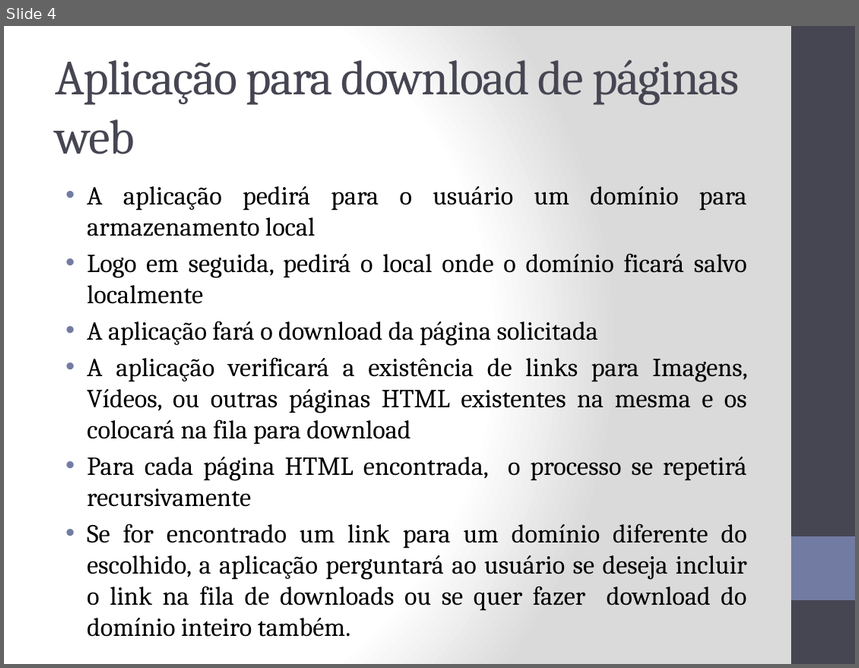
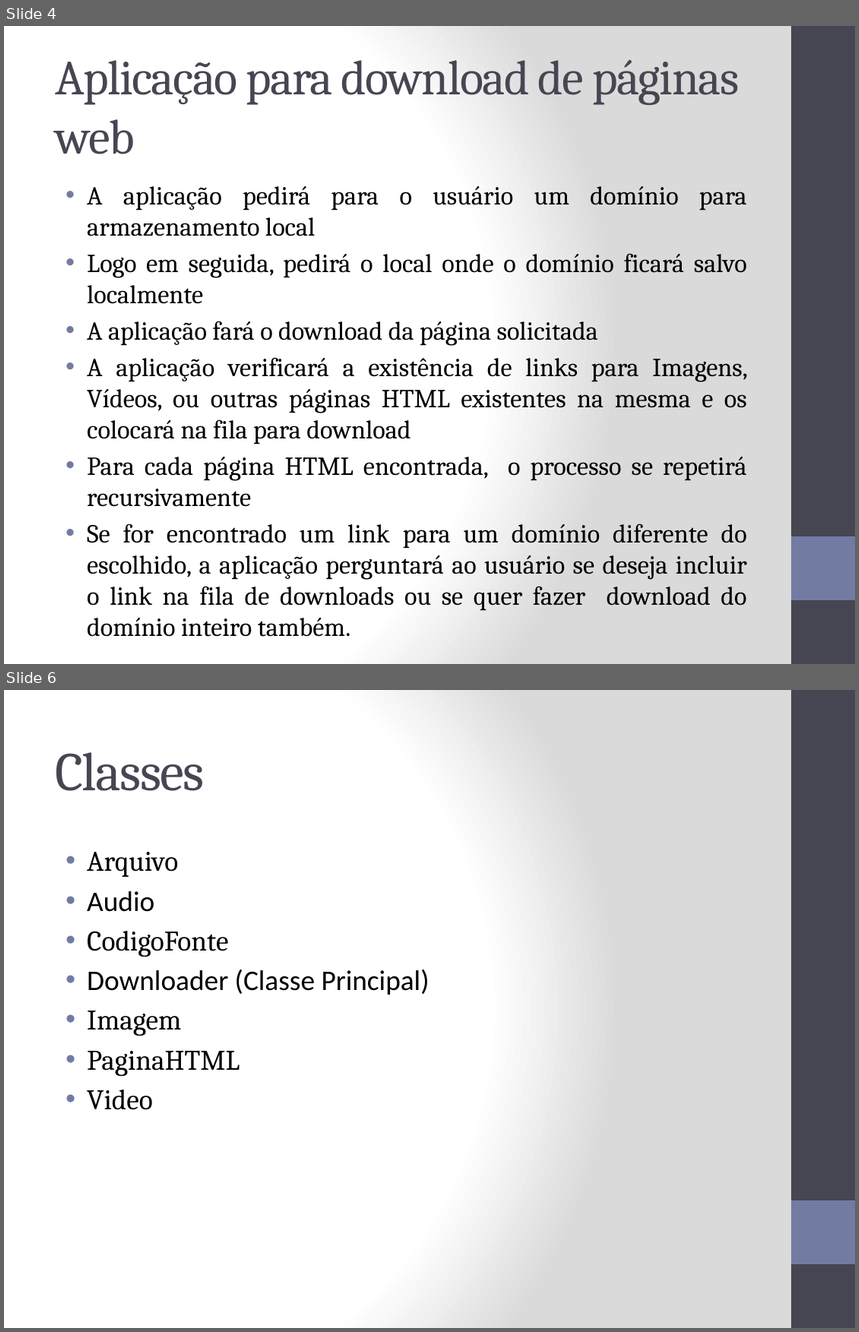
Before and after one commit to JJCorsiF/OfflinePageViewer, a slide deck: ProjetoDownloader.pptx. Shown one above the other, each under a label of ours: slide 4 before the commit, slides 4 and 6 after it; the slides between them are not shown. The pictures are 859x668 and 859x1332 pixels, drawn with LibreOffice and Linux fonts; fonts in the diff are those of the drawing. Boxes give left, top, right and bottom in pixels: in the first picture for what was removed or moved away, otherwise in the second. Text is boxed around its words. In the diff, an @@ line names an element or a change of style, - is before the commit and + after.

```diff
--- a/ProjetoDownloader.pptx
+++ b/ProjetoDownloader.pptx
@@ slide 6 added at (4, 690, 855, 1328), background gradient #FFFFFF to #DADADA; not listed: 2 template elements that a slide beside it also shows @@
@@ title added at (55, 752, 204, 791), 46 pt, text #464653 @@
+Classes
@@ text added at (87, 852, 430, 1110), 24 pt, text #000000 @@
+• Arquivo
+• Audio
+• CodigoFonte
+• Downloader (Classe Principal)
+• Imagem
+• PaginaHTML
+• Video
```
Also in this commit, not shown: 2 slides changed, 2 other slides added, 3 other files.
